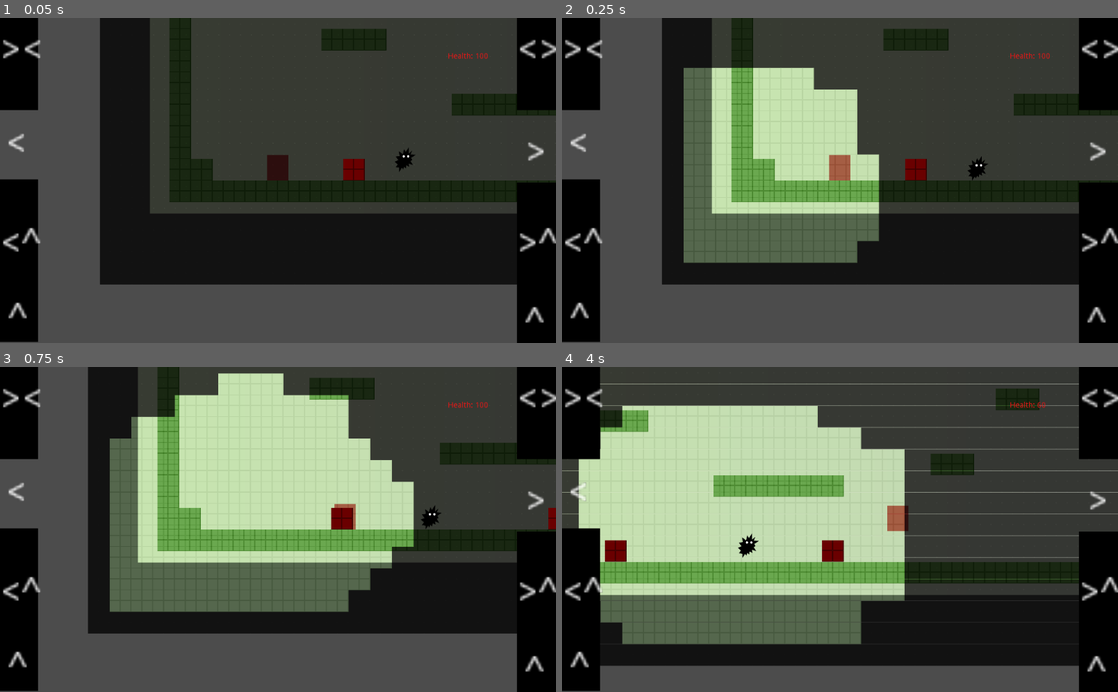
Above: before the commit, frames 1-4 (two rows, left to right).
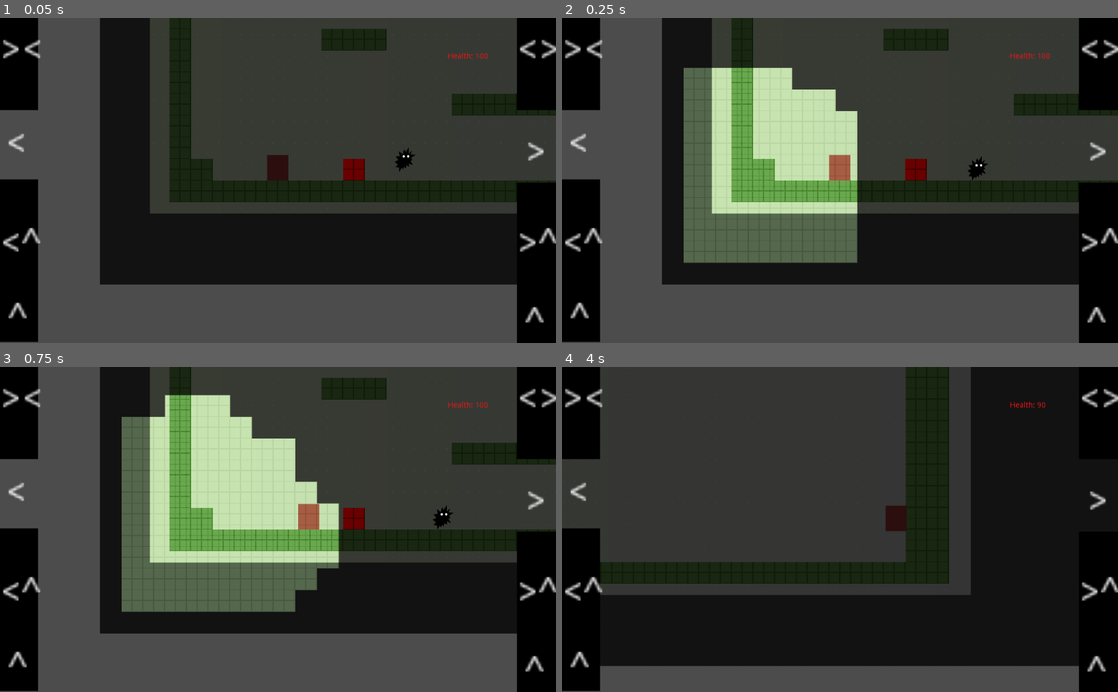
Above: after the commit, the same moments.

Repository: glitchcore/comfort
Game: Godot game, scene res://Scenes/BaseLevel.tscn
Two runs of this game, one before a commit and one after it. Both use one fixed random seed, a clock stepped at 60 frames per second and the inputs below.
Inputs:
- Up to frame 1 (0.05 s): no input
- Up to frame 2 (0.25 s): no input
- Up to frame 3 (0.75 s): hold Right (ui_right) from 0.53 s (still down)
- Up to frame 4 (4 s): tap Space (jump) at 0.77, 1.52, 3.02, 3.77 s; release Right (ui_right) at 2.03 s; hold Left (ui_left) 2.03-2.78 s; hold Right (ui_right) from 2.78 s (still down)

Frame 1 is identical in both runs. In frame 2, 1.6% of the frame differs, in the area x 41-58%, y 15-69%; in frame 3, 18%; in frame 4, 57%, in the area x 0-100%, y 0-86%.

Commit message:
besoeb mode

Diff:
--- a/Actors/Player.gd
+++ b/Actors/Player.gd
@@ -1,8 +1,8 @@
 extends KinematicBody2D
 
 var velocity = Vector2.ZERO
-export var speed = 100
-export var comfort_speed = 1000
+export var speed = 1000
+export var comfort_speed = 300
 
 export var gravity = 5000
 export var jump_amount = 2000
--- a/Actors/SpaceDetector.gd
+++ b/Actors/SpaceDetector.gd
@@ -1,7 +1,7 @@
 extends KinematicBody2D
 
 onready var player = get_node("/root/BaseLevel/Player")
-export var speed = 300
+export var speed = 100
 
 # Called when the node enters the scene tree for the first time.
 func _ready() -> void:
